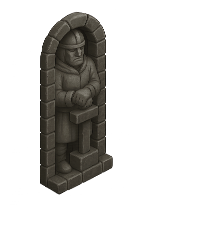
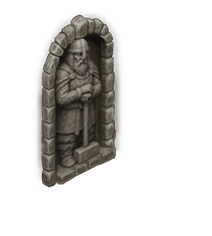
Before/after of a 212 x 236 layered artwork. What changed in the layer stack:
renamed "밝기/대비 1" to "레이어 3", painted on it over [32,11,125,195]
